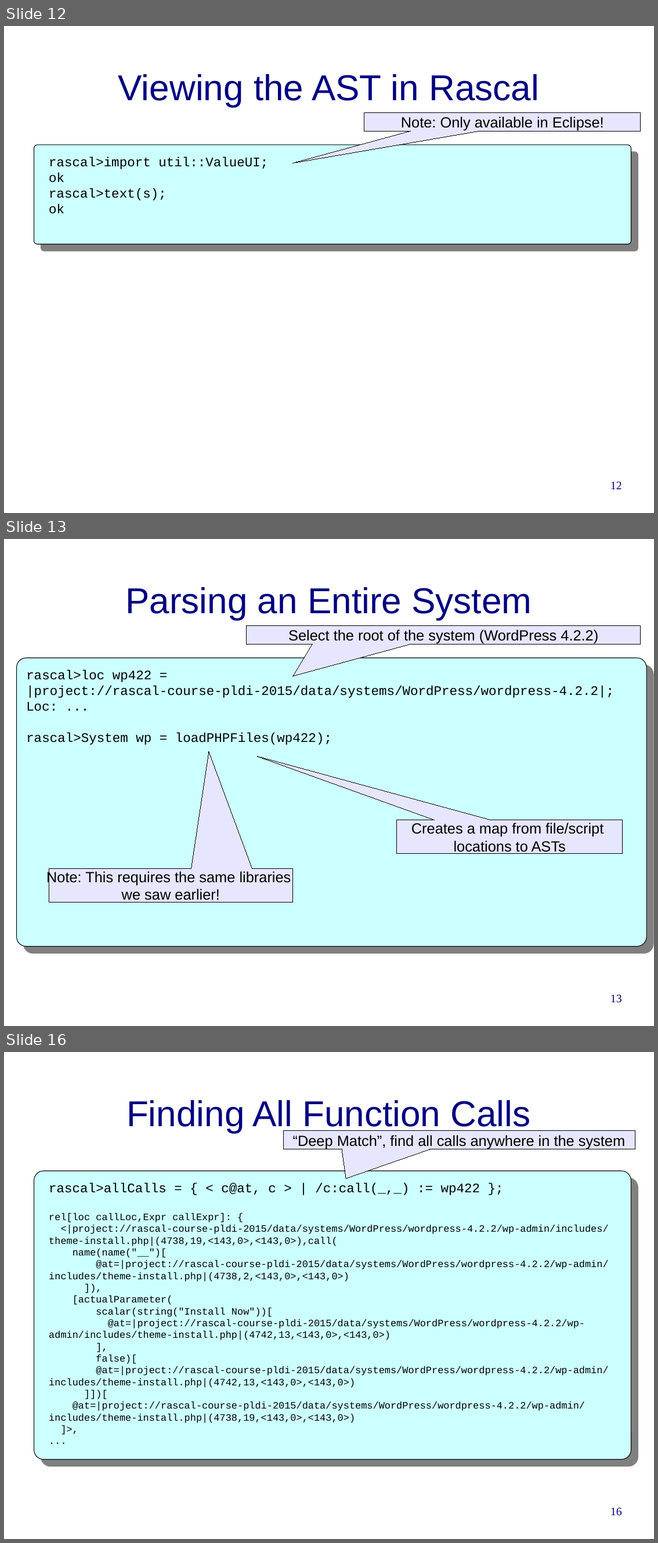
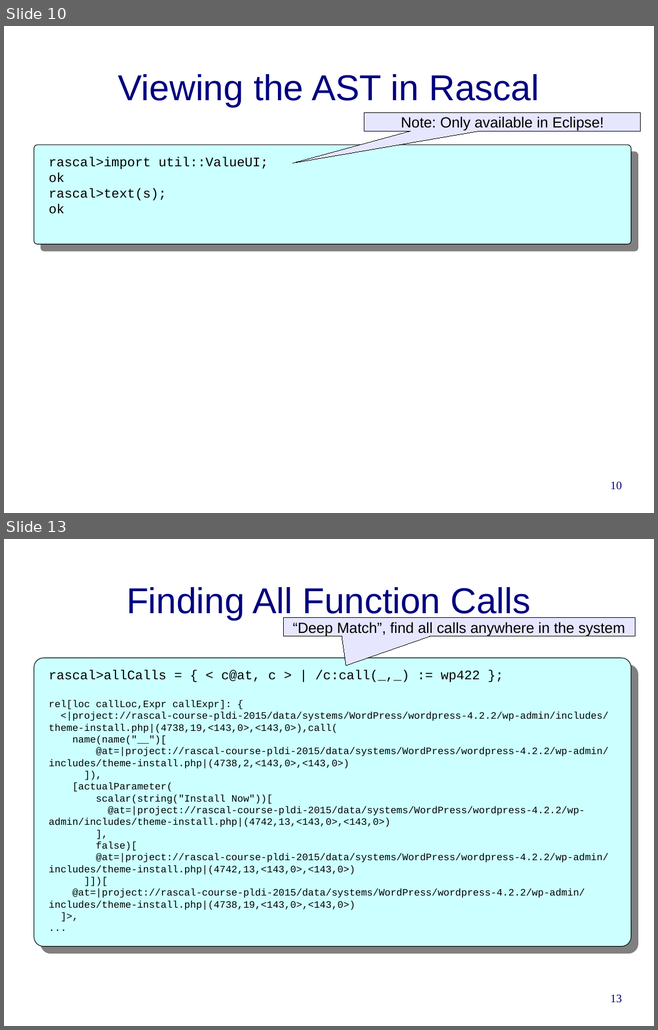
Before and after one commit to cwi-swat/rascal-course-pldi-2015, a slide deck: presentations/PHP-analysis.odp. Shown one above the other, each under a label of ours: slides 12, 13 and 16 before the commit, slides 10 and 13 after it; the slides between them are not shown. The pictures are 658x1543 and 658x1030 pixels, drawn with LibreOffice and Linux fonts; fonts in the diff are those of the drawing; background and template pictures are left out. Boxes give left, top, right and bottom in pixels: in the first picture for what was removed or moved away, otherwise in the second. Text is boxed around its words. In the diff, an @@ line names an element or a change of style, - is before the commit and + after.

```diff
--- a/presentations/PHP-analysis.odp
+++ b/presentations/PHP-analysis.odp
@@ slide 13 removed at [4,539,654,1026], background #FFFFFF @@
@@ title removed at [125,587,531,620] @@
-Parsing an Entire System
@@ speech box removed at [246,625,640,645] @@
-Select the root of the system (WordPress 4.2.2)
@@ rounded rectangle removed at [16,658,647,947] @@
@@ text removed at [26,669,614,745] @@
-rascal>loc wp422 =
-|project://rascal-course-pldi-2015/data/systems/WordPress/wordpress-4.2.2|;
-Loc: ...
-rascal>System wp = loadPHPFiles(wp422);
@@ speech box removed at [397,820,622,854] @@
-Creates a map from file/script
-locations to ASTs
@@ speech box removed at [49,868,293,902] @@
-Note: This requires the same libraries
-we saw earlier!
@@ page number removed at [610,995,622,1003] @@
-13
@@ what was slide 12 is now slide 10 @@
@@ page number at [610,482,622,490]: text changed @@
-12
+10
@@ what was slide 16 is now slide 13 @@
@@ page number at [610,995,622,1003]: text changed @@
-16
+13
```
Also in this commit, not shown: 10 slides changed, 2 slides added, 5 other slides removed, 2 other files.
